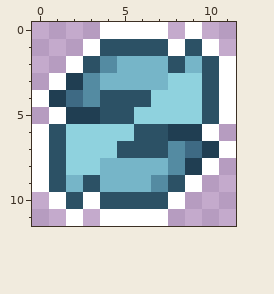
Two states of a pixel-art file, Artworking/Icons/Rotate.aseprite. The first picture shows the starting point.
12x12 pixels, 1 frame.
After:
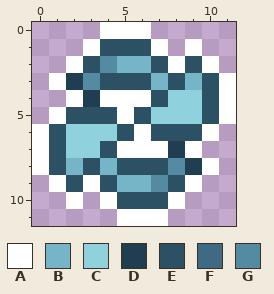
Palette (. is transparent): A #ffffff  B #76b5c8  C #8fd2de  D #203e52  E #2c5165  F #3e6a84  G #548ba2
Change:
@@ x 0..11 @@
- 0 ....AAAA.A..
- 1 ...AEEEEAEA.
- 2 ..AEGBBBEBEA
- 3 .ADGBBBBCCEA
- 4 ADFGEEECCCEA
- 5 .ADDEECCCCEA
- 6 AECCCCEEDDA.
- 7 AECCCEEEGFDA
- 8 AECCBBBBGDA.
- 9 AEBEBBBGEA..
-10 .AEAEEEEA...
-11 ..A.AAAA....
+ 0 ....AAA.....
+ 1 ...AEEEA.A..
+ 2 ..AEGBBEAEA.
+ 3 .ADGEEEBEBEA
+ 4 ..ADAAAECCEA
+ 5 .AEEEAECCCEA
+ 6 AECCCEAEEEA.
+ 7 AECCEAAADA..
+ 8 AEBEBEEEGDA.
+ 9 .AEAEBBGEA..
+10 ..A.AEEEA...
+11 .....AAA....
Boxes around the changes in both pictures, in picture pixels (x1, y1, x2, y2):
changed: (32, 22, 236, 226)
